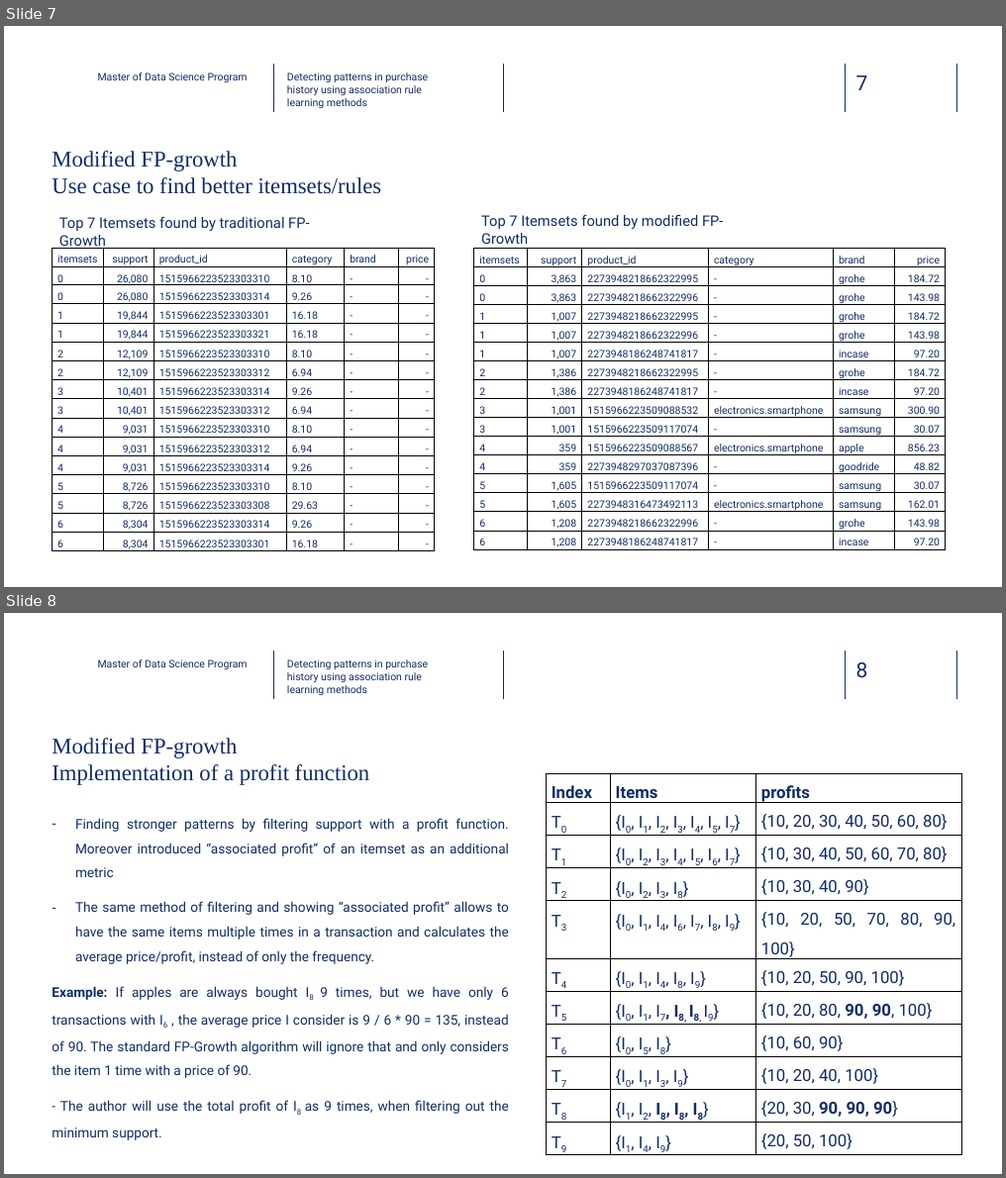
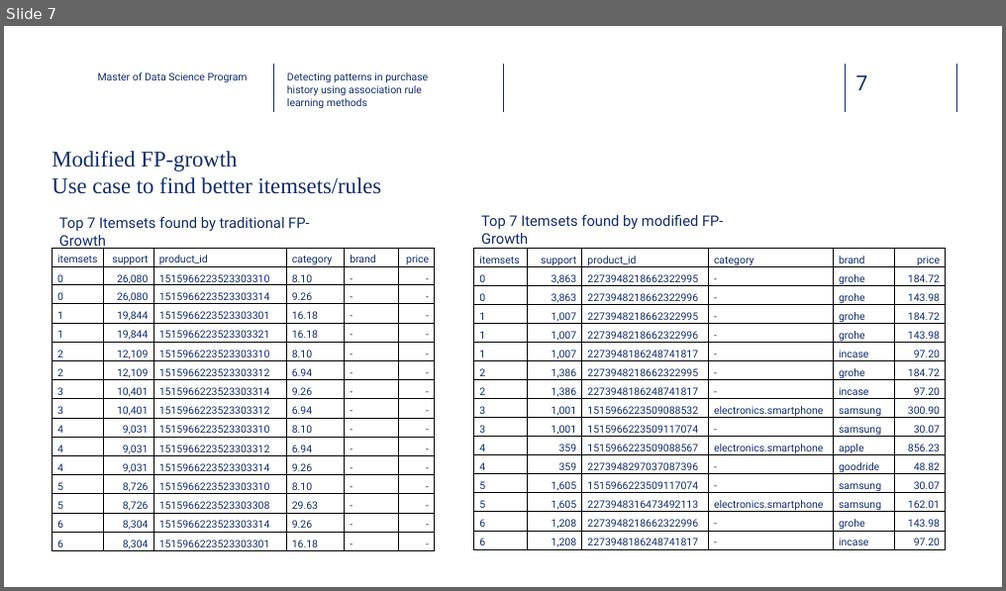
Before and after one commit to dawei7/Detecting-patterns-in-purchase-history-using-association-rule-learning-methods, a slide deck: MasterThesis/Presentation_Detecting-patterns-in-purchase-history-using-association-rule-learning-methods_latest.pptx. Shown one above the other, each under a label of ours: slides 7 and 8 before the commit, slide 7 after it. The pictures are 1006x1178 and 1006x591 pixels, drawn with LibreOffice and Linux fonts; fonts in the diff are those of the drawing; background and template pictures are left out. Boxes give left, top, right and bottom in pixels: in the first picture for what was removed or moved away, otherwise in the second. Text is boxed around its words. In the diff, an @@ line names an element or a change of style, - is before the commit and + after.

```diff
--- a/MasterThesis/Presentation_Detecting-patterns-in-purchase-history-using-association-rule-learning-methods_latest.pptx
+++ b/MasterThesis/Presentation_Detecting-patterns-in-purchase-history-using-association-rule-learning-methods_latest.pptx
@@ slide 8 removed at (x1=4, y1=613, x2=1002, y2=1174), background picture (left out); not listed: 5 template elements that a slide beside it also shows @@
@@ text removed at (x1=98, y1=660, x2=248, y2=669) @@
-Master of Data Science Program
@@ text removed at (x1=287, y1=660, x2=428, y2=695) @@
-Detecting patterns in purchase history using association rule learning methods
@@ title removed at (x1=52, y1=738, x2=370, y2=785) @@
-Modified FP-growth
-Implementation of a profit function
@@ table removed at (x1=546, y1=773, x2=962, y2=1159), 11 rows, 3 columns @@
-Index | Items | profits
-T0 | {I0, I1, I2, I3, I4, I5, I7} | {10, 20, 30, 40, 50, 60, 80}
-T1 | {I0, I2, I3, I4, I5, I6, I7} | {10, 30, 40, 50, 60, 70, 80}
-T2 | {I0, I2, I3, I8} | {10, 30, 40, 90}
-T3 | {I0, I1, I4, I6, I7, I8, I9} | {10, 20, 50, 70, 80, 90, 100}
-T4 | {I0, I1, I4, I8, I9} | {10, 20, 50, 90, 100}
-T5 | {I0, I1, I7, I8, I8, I9} | {10, 20, 80, 90, 90, 100}
-T6 | {I0, I5, I8} | {10, 60, 90}
-T7 | {I0, I1, I3, I9} | {10, 20, 40, 100}
-T8 | {I1, I2, I8, I8, I8} | {20, 30, 90, 90, 90}
-T9 | {I1, I4, I9} | {20, 50, 100}
@@ text removed at (x1=52, y1=818, x2=509, y2=1114) @@
-– Finding stronger patterns by filtering support with a profit function. Moreover introduced “associated profit” of an itemset as an additional metric
-– The same method of filtering and showing “associated profit” allows to have the same items multiple times in a transaction and calculates the average price/profit, instead of only the frequency.
-Example: If apples are always bought I8 9 times, but we have only 6 transactions with I6 , the average price I consider is 9 / 6 * 90 = 135, instead of 90. The standard FP-Growth algorithm will ignore that and only considers the item 1 time with a price of 90.
-- The author will use the total profit of I8 as 9 times, when filtering out the minimum support.
```
Also in this commit, not shown: 2 slides changed, 5 other files.
